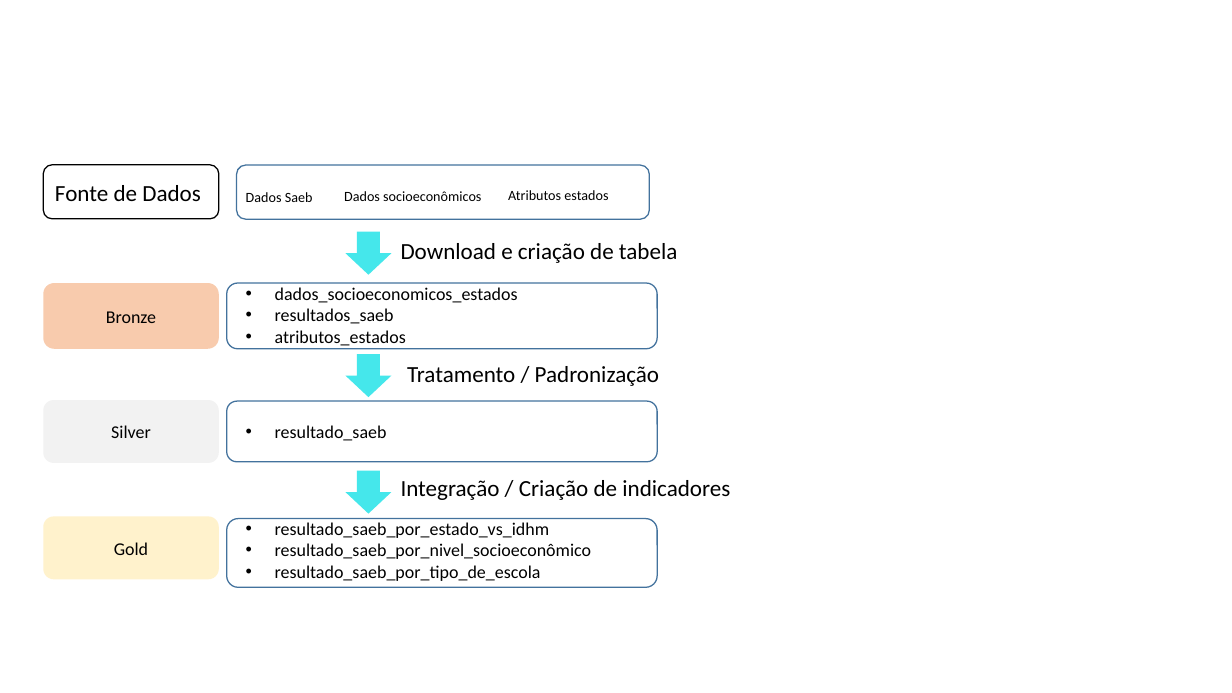
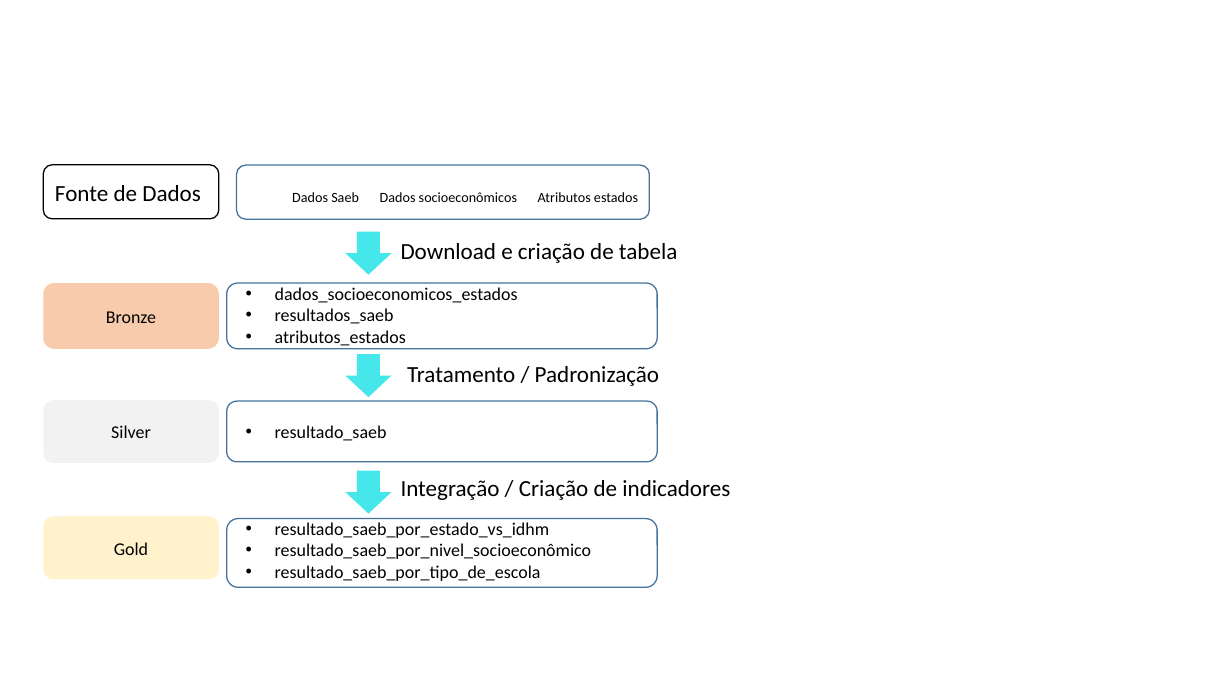
Before and after one commit to lfcv10/poc-puc-mvp-eng-dados, a slide deck: slide 1 of images/Esquemas.pptx. Drawn at 1232x693 pixels with LibreOffice and Linux fonts; fonts in the diff are those of the drawing. Boxes give left, top, right and bottom in pixels: in the first picture for what was removed or moved away, otherwise in the second. Text is boxed around its words. In the diff, an @@ line names an element or a change of style, - is before the commit and + after.

Commit message:
Upload de imagens e notebook catalogo
Upload notebook com catalogo de dados

```diff
--- a/images/Esquemas.pptx
+++ b/images/Esquemas.pptx
@@ alignment left to centre in 3 elements at (x1=292, y1=192, x2=359, y2=202), (x1=538, y1=192, x2=638, y2=202), (x1=380, y1=192, x2=517, y2=202) @@
@@ text "Dados socioeconômicos" moved from (x1=344, y1=191, x2=481, y2=201) to (x1=380, y1=192, x2=517, y2=202) @@
```
Also in this commit, not shown: 6 other files.
